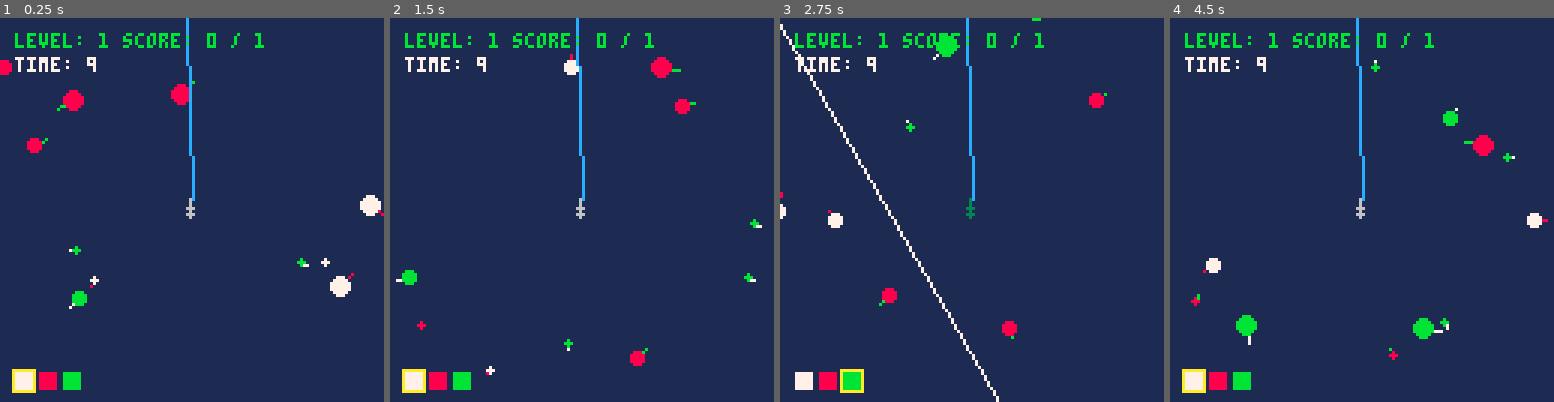
Above: before the commit, frames 1-4 (left to right).
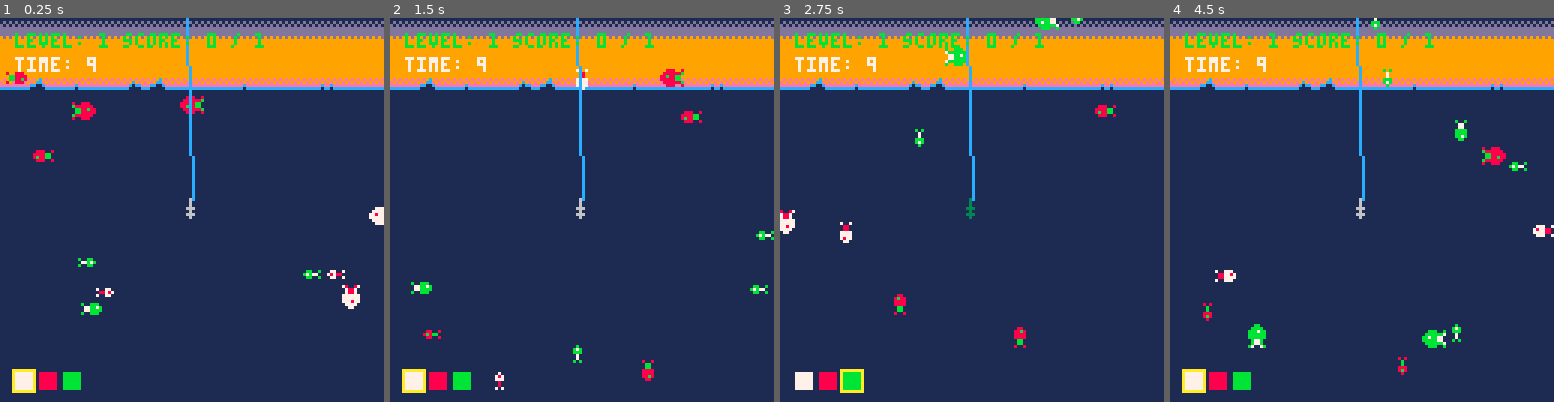
Above: after the commit, the same moments.

Repository: millwardesque/pico-fish-v2
Game: PICO-8 cartridge fish2.p8
Same seed, same stepped clock (60 frames per second), same inputs: the game is played once before the commit and once after it.
Inputs:
- Up to frame 1 (0.25 s): no input
- Up to frame 2 (1.5 s): tap O (Z key) at 0.7 s
- Up to frame 3 (2.75 s): hold Right 1.6-2.1 s; tap O (Z key) at 1.7, 2.1, 2.5 s; hold Up 2.15-2.42 s; hold Right from 2.47 s (still down)
- Up to frame 4 (4.5 s): tap O (Z key) every 0.4 s from 2.9 to 4.1 s; release Right at 3.03 s; hold Left 3.08-3.58 s; hold Down 3.63-3.97 s; hold Right from 4.02 s (still down)

The runs differ from the first frame. In frame 1, 18% of the frame differs, in the area x 0-100%, y 0-78%; in frame 2, 17%; in frame 3, 18%; in frame 4, 18%, in the area x 0-100%, y 0-93%.

Commit message:
Added fish sprites.

Diff:
--- a/fish2.p8
+++ b/fish2.p8
@@ -326,6 +327,9 @@
         f.colour1 = colour1
         f.colour2 = colour2
 
+        f.x_sprite = 16
+        f.y_sprite = 32
+
         if f.size == 3 then
             f.max_speed *= 0.8
         elseif f.size == 1 then
@@ -337,30 +341,32 @@
         f.target.y = target_pos.y
         f.speed = f.max_speed * 0.3
 
-        renderer.attach(f, 0)
-        f.renderable.render = function(r, x, y)
-            local go = r.game_obj
-
-            if go.target_dist(go, go.target) < 0 then
-                -- Do nothing. This will get cleaned on the next update cycle.
-                return
-            else
-                local tail = v2.mk(x - go.dir_to_target.x * go.length, y - go.dir_to_target.y * go.length)
-                local head = v2.mk(x, y)
-
-                line(tail.x, tail.y, head.x, head.y, go.colour2)
-
-                if go.speed >= 0 then
-                    circfill(head.x, head.y, max(1, go.size), go.colour1)
-                else
-                    circfill(tail.x, tail.y, max(1, go.size), go.colour1)
-                end
-
-                if go.draw_target then
-                    circfill(go.target.x, go.target.y, 1, 15)
-                end
-            end
-        end
+        renderer.attach(f, 16)
+        -- f.renderable.render = function(r, x, y)
+        --     local go = r.game_obj
+
+        --     if go.target_dist(go, go.target) < 0 then
+        --         -- Do nothing. This will get cleaned on the next update cycle.
+        --         return
+        --     else
+        --         local tail = v2.mk(x - go.dir_to_target.x * go.length, y - go.dir_to_target.y * go.length)
+        --         local head = v2.mk(x, y)
+
+        --         line(tail.x, tail.y, head.x, head.y, go.colour2)
+
+        --         if go.speed >= 0 then
+        --             circfill(head.x, head.y, max(1, go.size), go.colour1)
+        --         else
+        --             circfill(tail.x, tail.y, max(1, go.size), go.colour1)
+        --         end
+
+        --         if go.draw_target then
+        --             circfill(go.target.x, go.target.y, 1, 15)
+        --         end
+        --     end
+        -- end
+
+        f.renderable.palette = {0,1,2,3,4,f.colour2,f.colour1,7,8,9,10,11,12,13,14,15}
 
         f.target_dist = function(self, target)
             local d = target.v2_pos(target) - self.v2_pos(self)
@@ -443,6 +449,26 @@
             local new_pos = self.v2_pos(self) + self.dir_to_target * self.speed
             self.x = new_pos.x
             self.y = new_pos.y
+
+            -- Choose sprite based on direction
+            if abs(self.dir_to_target.x) > abs(self.dir_to_target.y) then
+                self.renderable.sprite = self.x_sprite + self.size - 1
+            else
+                self.renderable.sprite = self.y_sprite + self.size - 1
+            end
+
+            -- Sprite flipping based on direction.
+            if self.dir_to_target.x < 0 then
+                self.renderable.flip_x = true
+            else
+                self.renderable.flip_x = false
+            end
+
+            if self.dir_to_target.y < 0 then
+                self.renderable.flip_y = false
+            else
+                self.renderable.flip_y = true
+            end
         end
 
         f.str = function(self)
@@ -614,6 +640,7 @@
 }
 levels_completed = 0
 
+background = {x = 0, y = 0, w = 16, h = 16}
 
 scene = nil
 state = "ingame"
@@ -822,7 +849,6 @@
 function _draw()
     cls(1)
 
-    background = nil
     renderer.render(cam, scene, background)
 
     if state == "ingame" then
@@ -871,169 +897,38 @@
 
 
 
-__gff__
-0000000000000000000000000000000000000000000000000000000000000000000000000000000000000000000000000000000000000000000000000000000000000000000000000000000000000000000000000000000000000000000000000000000000000000000000000000000000000000000000000000000000000000
-0000000000000000000000000000000000000000000000000000000000000000000000000000000000000000000000000000000000000000000000000000000000000000000000000000000000000000000000000000000000000000000000000000000000000000000000000000000000000000000000000000000000000000
+…(31 lines of a section not shown)…
 __map__
-0000000000000000000000000000000000000000000000000000000000000000000000000000000000000000000000000000000000000000000000000000000000000000000000000000000000000000000000000000000000000000000000000000000000000000000000000000000000000000000000000000000000000000
-0000000000000000000000000000000000000000000000000000000000000000000000000000000000000000000000000000000000000000000000000000000000000000000000000000000000000000000000000000000000000000000000000000000000000000000000000000000000000000000000000000000000000000
-0000000000000000000000000000000000000000000000000000000000000000000000000000000000000000000000000000000000000000000000000000000000000000000000000000000000000000000000000000000000000000000000000000000000000000000000000000000000000000000000000000000000000000
-0000000000000000000000000000000000000000000000000000000000000000000000000000000000000000000000000000000000000000000000000000000000000000000000000000000000000000000000000000000000000000000000000000000000000000000000000000000000000000000000000000000000000000
-0000000000000000000000000000000000000000000000000000000000000000000000000000000000000000000000000000000000000000000000000000000000000000000000000000000000000000000000000000000000000000000000000000000000000000000000000000000000000000000000000000000000000000
-0000000000000000000000000000000000000000000000000000000000000000000000000000000000000000000000000000000000000000000000000000000000000000000000000000000000000000000000000000000000000000000000000000000000000000000000000000000000000000000000000000000000000000
-0000000000000000000000000000000000000000000000000000000000000000000000000000000000000000000000000000000000000000000000000000000000000000000000000000000000000000000000000000000000000000000000000000000000000000000000000000000000000000000000000000000000000000
-0000000000000000000000000000000000000000000000000000000000000000000000000000000000000000000000000000000000000000000000000000000000000000000000000000000000000000000000000000000000000000000000000000000000000000000000000000000000000000000000000000000000000000
-0000000000000000000000000000000000000000000000000000000000000000000000000000000000000000000000000000000000000000000000000000000000000000000000000000000000000000000000000000000000000000000000000000000000000000000000000000000000000000000000000000000000000000
-0000000000000000000000000000000000000000000000000000000000000000000000000000000000000000000000000000000000000000000000000000000000000000000000000000000000000000000000000000000000000000000000000000000000000000000000000000000000000000000000000000000000000000
-0000000000000000000000000000000000000000000000000000000000000000000000000000000000000000000000000000000000000000000000000000000000000000000000000000000000000000000000000000000000000000000000000000000000000000000000000000000000000000000000000000000000000000
-0000000000000000000000000000000000000000000000000000000000000000000000000000000000000000000000000000000000000000000000000000000000000000000000000000000000000000000000000000000000000000000000000000000000000000000000000000000000000000000000000000000000000000
-0000000000000000000000000000000000000000000000000000000000000000000000000000000000000000000000000000000000000000000000000000000000000000000000000000000000000000000000000000000000000000000000000000000000000000000000000000000000000000000000000000000000000000
-0000000000000000000000000000000000000000000000000000000000000000000000000000000000000000000000000000000000000000000000000000000000000000000000000000000000000000000000000000000000000000000000000000000000000000000000000000000000000000000000000000000000000000
-0000000000000000000000000000000000000000000000000000000000000000000000000000000000000000000000000000000000000000000000000000000000000000000000000000000000000000000000000000000000000000000000000000000000000000000000000000000000000000000000000000000000000000
-0000000000000000000000000000000000000000000000000000000000000000000000000000000000000000000000000000000000000000000000000000000000000000000000000000000000000000000000000000000000000000000000000000000000000000000000000000000000000000000000000000000000000000
-0000000000000000000000000000000000000000000000000000000000000000000000000000000000000000000000000000000000000000000000000000000000000000000000000000000000000000000000000000000000000000000000000000000000000000000000000000000000000000000000000000000000000000
-0000000000000000000000000000000000000000000000000000000000000000000000000000000000000000000000000000000000000000000000000000000000000000000000000000000000000000000000000000000000000000000000000000000000000000000000000000000000000000000000000000000000000000
-0000000000000000000000000000000000000000000000000000000000000000000000000000000000000000000000000000000000000000000000000000000000000000000000000000000000000000000000000000000000000000000000000000000000000000000000000000000000000000000000000000000000000000
-0000000000000000000000000000000000000000000000000000000000000000000000000000000000000000000000000000000000000000000000000000000000000000000000000000000000000000000000000000000000000000000000000000000000000000000000000000000000000000000000000000000000000000
-0000000000000000000000000000000000000000000000000000000000000000000000000000000000000000000000000000000000000000000000000000000000000000000000000000000000000000000000000000000000000000000000000000000000000000000000000000000000000000000000000000000000000000
-0000000000000000000000000000000000000000000000000000000000000000000000000000000000000000000000000000000000000000000000000000000000000000000000000000000000000000000000000000000000000000000000000000000000000000000000000000000000000000000000000000000000000000
-0000000000000000000000000000000000000000000000000000000000000000000000000000000000000000000000000000000000000000000000000000000000000000000000000000000000000000000000000000000000000000000000000000000000000000000000000000000000000000000000000000000000000000
-0000000000000000000000000000000000000000000000000000000000000000000000000000000000000000000000000000000000000000000000000000000000000000000000000000000000000000000000000000000000000000000000000000000000000000000000000000000000000000000000000000000000000000
-0000000000000000000000000000000000000000000000000000000000000000000000000000000000000000000000000000000000000000000000000000000000000000000000000000000000000000000000000000000000000000000000000000000000000000000000000000000000000000000000000000000000000000
-0000000000000000000000000000000000000000000000000000000000000000000000000000000000000000000000000000000000000000000000000000000000000000000000000000000000000000000000000000000000000000000000000000000000000000000000000000000000000000000000000000000000000000
-0000000000000000000000000000000000000000000000000000000000000000000000000000000000000000000000000000000000000000000000000000000000000000000000000000000000000000000000000000000000000000000000000000000000000000000000000000000000000000000000000000000000000000
-0000000000000000000000000000000000000000000000000000000000000000000000000000000000000000000000000000000000000000000000000000000000000000000000000000000000000000000000000000000000000000000000000000000000000000000000000000000000000000000000000000000000000000
-0000000000000000000000000000000000000000000000000000000000000000000000000000000000000000000000000000000000000000000000000000000000000000000000000000000000000000000000000000000000000000000000000000000000000000000000000000000000000000000000000000000000000000
-0000000000000000000000000000000000000000000000000000000000000000000000000000000000000000000000000000000000000000000000000000000000000000000000000000000000000000000000000000000000000000000000000000000000000000000000000000000000000000000000000000000000000000
-0000000000000000000000000000000000000000000000000000000000000000000000000000000000000000000000000000000000000000000000000000000000000000000000000000000000000000000000000000000000000000000000000000000000000000000000000000000000000000000000000000000000000000
-0000000000000000000000000000000000000000000000000000000000000000000000000000000000000000000000000000000000000000000000000000000000000000000000000000000000000000000000000000000000000000000000000000000000000000000000000000000000000000000000000000000000000000
-…(130 lines of a section not shown)…
+4545454545454545454545454545454500000000000000000000000000000000000000000000000000000000000000000000000000000000000000000000000000000000000000000000000000000000000000000000000000000000000000000000000000000000000000000000000000000000000000000000000000000000
+4646464646464646464646464646464600000000000000000000000000000000000000000000000000000000000000000000000000000000000000000000000000000000000000000000000000000000000000000000000000000000000000000000000000000000000000000000000000000000000000000000000000000000
+4140414341444041414143414142414100000000000000000000000000000000000000000000000000000000000000000000000000000000000000000000000000000000000000000000000000000000000000000000000000000000000000000000000000000000000000000000000000000000000000000000000000000000
--- a/game.lua
+++ b/game.lua
@@ -36,6 +36,7 @@
 }
 levels_completed = 0
 
+background = {x = 0, y = 0, w = 16, h = 16}
 
 scene = nil
 state = "ingame"
@@ -244,7 +245,6 @@
 function _draw()
     cls(1)
 
-    background = nil
     renderer.render(cam, scene, background)
 
     if state == "ingame" then
--- a/src/fish.lua
+++ b/src/fish.lua
@@ -6,6 +6,7 @@
 utils = require('utils')
 
 local base_fish_speed = 1
+
 local fish = {
     mk = function(name, x, y, colour1, colour2, size)
         local f = game_obj.mk(name, 'fish', x, y)
@@ -22,6 +23,9 @@
         f.colour1 = colour1
         f.colour2 = colour2
 
+        f.x_sprite = 16
+        f.y_sprite = 32
+
         if f.size == 3 then
             f.max_speed *= 0.8
         elseif f.size == 1 then
@@ -33,30 +37,32 @@
         f.target.y = target_pos.y
         f.speed = f.max_speed * 0.3
 
-        renderer.attach(f, 0)
-        f.renderable.render = function(r, x, y)
-            local go = r.game_obj
+        renderer.attach(f, 16)
+        -- f.renderable.render = function(r, x, y)
+        --     local go = r.game_obj
 
-            if go.target_dist(go, go.target) < 0 then
-                -- Do nothing. This will get cleaned on the next update cycle.
-                return
-            else
-                local tail = v2.mk(x - go.dir_to_target.x * go.length, y - go.dir_to_target.y * go.length)
-                local head = v2.mk(x, y)
+        --     if go.target_dist(go, go.target) < 0 then
+        --         -- Do nothing. This will get cleaned on the next update cycle.
+        --         return
+        --     else
+        --         local tail = v2.mk(x - go.dir_to_target.x * go.length, y - go.dir_to_target.y * go.length)
+        --         local head = v2.mk(x, y)
 
-                line(tail.x, tail.y, head.x, head.y, go.colour2)
+        --         line(tail.x, tail.y, head.x, head.y, go.colour2)
 
-                if go.speed >= 0 then
-                    circfill(head.x, head.y, max(1, go.size), go.colour1)
-                else
-                    circfill(tail.x, tail.y, max(1, go.size), go.colour1)
-                end
+        --         if go.speed >= 0 then
+        --             circfill(head.x, head.y, max(1, go.size), go.colour1)
+        --         else
+        --             circfill(tail.x, tail.y, max(1, go.size), go.colour1)
+        --         end
 
-                if go.draw_target then
-                    circfill(go.target.x, go.target.y, 1, 15)
-                end
-            end
-        end
+        --         if go.draw_target then
+        --             circfill(go.target.x, go.target.y, 1, 15)
+        --         end
+        --     end
+        -- end
+
+        f.renderable.palette = {0,1,2,3,4,f.colour2,f.colour1,7,8,9,10,11,12,13,14,15}
 
         f.target_dist = function(self, target)
             local d = target.v2_pos(target) - self.v2_pos(self)
@@ -139,6 +145,26 @@
             local new_pos = self.v2_pos(self) + self.dir_to_target * self.speed
             self.x = new_pos.x
             self.y = new_pos.y
+
+            -- Choose sprite based on direction
+            if abs(self.dir_to_target.x) > abs(self.dir_to_target.y) then
+                self.renderable.sprite = self.x_sprite + self.size - 1
+            else
+                self.renderable.sprite = self.y_sprite + self.size - 1
+            end
+
+            -- Sprite flipping based on direction.
+            if self.dir_to_target.x < 0 then
+                self.renderable.flip_x = true
+            else
+                self.renderable.flip_x = false
+            end
+
+            if self.dir_to_target.y < 0 then
+                self.renderable.flip_y = false
+            else
+                self.renderable.flip_y = true
+            end
         end
 
         f.str = function(self)
Not shown, changed: 32 lines of the sprite sheet (__gfx__) section of fish2.p8
Not shown, changed: the music (__music__) section of fish2.p8
Not shown, changed: the sound effects (__sfx__) section of fish2.p8
Not shown, changed: plan.txt
